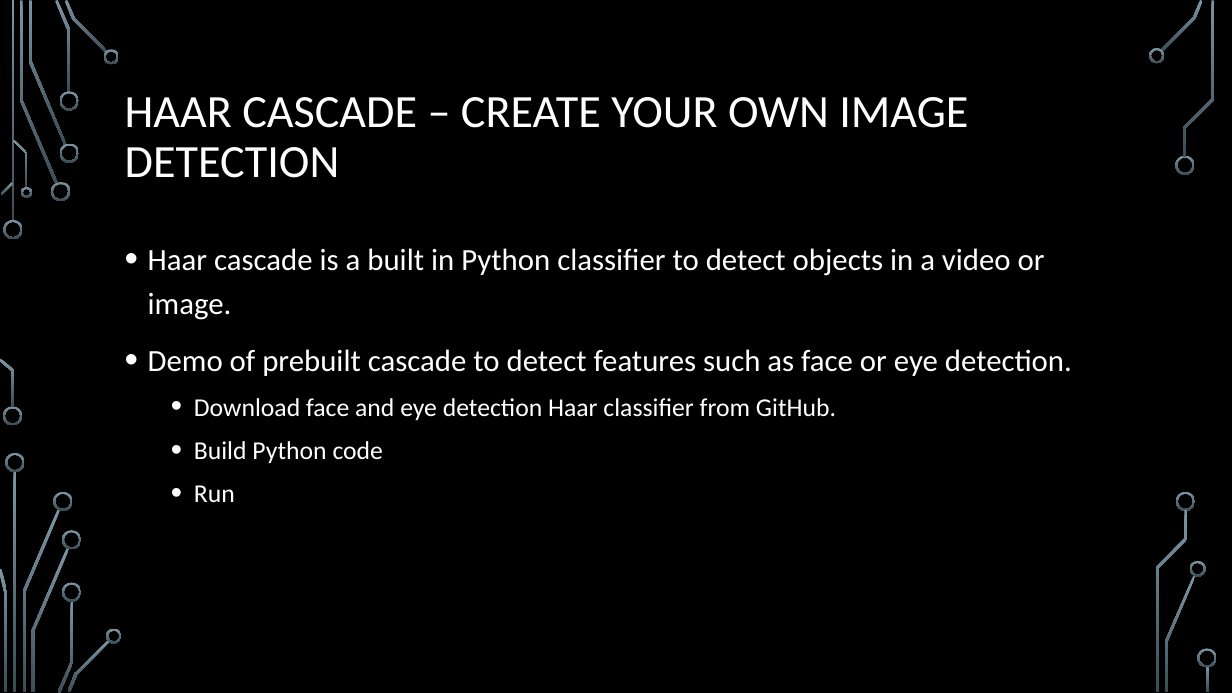
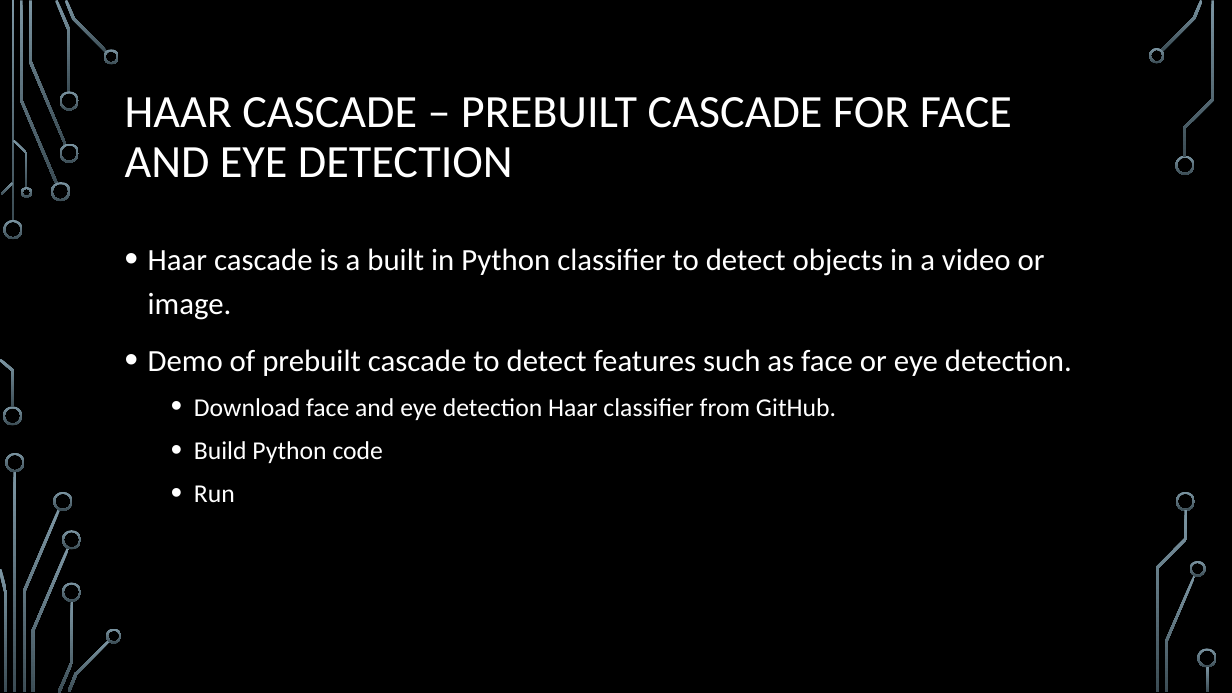
Before and after one commit to KnowledgeMavens/Science-Tech, a slide deck: slide 3 of Python Computer Vision 03-17-17/OpenCV.pptx. Drawn at 1232x693 pixels with LibreOffice and Linux fonts; fonts in the diff are those of the drawing; background and template pictures are left out. Boxes give left, top, right and bottom in pixels: in the first picture for what was removed or moved away, otherwise in the second. Text is boxed around its words. In the diff, an @@ line names an element or a change of style, - is before the commit and + after.

```diff
--- a/Python Computer Vision 03-17-17/OpenCV.pptx
+++ b/Python Computer Vision 03-17-17/OpenCV.pptx
@@ title at box(125, 97, 1012, 178): text changed @@
-HAAR CASCADE – CREATE YOUR OWN IMAGE DETECTION
+HAAR CASCADE – PREBUILT CASCADE FOR FACE AND EYE DETECTION
```
Also in this commit, not shown: 1 other slide changed, 2 slides added, 1 slide removed, 10 other files.
